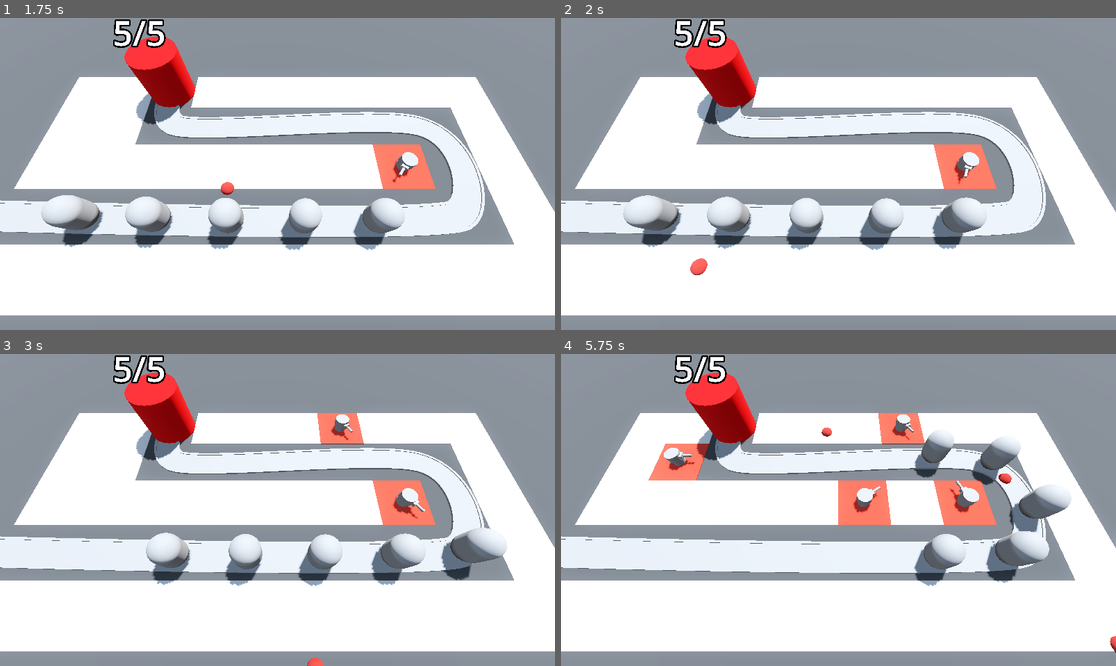
Above: before the commit, frames 1-4 (two rows, left to right).
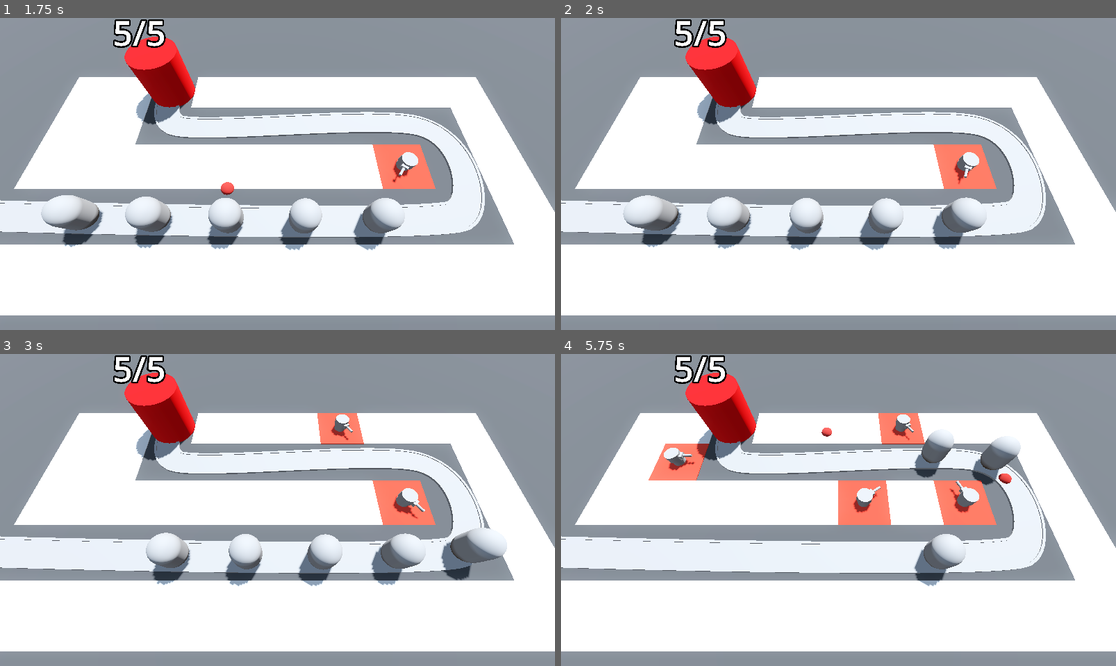
Above: after the commit, the same moments.

Repository: DapperMongoose/BarbarianBlaster
Game: Godot game, scene res://BaseLevel.tscn
Same seed, same stepped clock (60 frames per second), same inputs: the game is played once before the commit and once after it.
Inputs (mouse positions are in pixels of both pictures, inside the frame that each line leads up to):
- Up to frame 1 (1.75 s): move the mouse to (399, 158) at 0.52 s; press the mouse at (399, 158) at 0.53 s; move the mouse to (166, 189) at 1.27 s; release the mouse at (166, 189) at 1.28 s; click (166, 189) at 1.35 s
- Up to frame 2 (2 s): no input
- Up to frame 3 (3 s): move the mouse to (333, 441) at 2.02 s; press the mouse at (333, 441) at 2.03 s; move the mouse to (249, 572) at 2.77 s; release the mouse at (249, 572) at 2.78 s; click (249, 572) at 2.85 s
- Up to frame 4 (5.75 s): move the mouse to (1005, 556) at 3.52 s; press the mouse at (1005, 556) at 3.53 s; move the mouse to (672, 463) at 4.27 s; release the mouse at (672, 463) at 4.28 s; click (672, 463) at 4.35 s; move the mouse to (866, 510) at 5.02 s; press the mouse at (866, 510) at 5.03 s

Frame 1 is identical in both runs. In frame 2, 0.1% of the frame differs, in the area x 23-27%, y 77-83%; in frame 3, less than 0.1%; in frame 4, 2.0%, in the area x 76-100%, y 41-96%.

Commit message:
completed damaging enemies lesson

Diff:
--- a/Enemy/enemy.gd
+++ b/Enemy/enemy.gd
@@ -1,8 +1,18 @@
 extends PathFollow3D
 
 @export var speed: float = 5
+@export var max_health: int = 50
 
 @onready var base = get_tree().get_first_node_in_group("base")
+
+var current_health: int:
+	set(health_in):
+		current_health = health_in
+		if current_health < 1:
+			queue_free()
+
+func _ready():
+	current_health = max_health
 
 # Called every frame. 'delta' is the elapsed time since the previous frame.
 func _process(delta: float) -> void:
--- a/Enemy/enemy.tscn
+++ b/Enemy/enemy.tscn
@@ -1,8 +1,12 @@
-[gd_scene load_steps=3 format=3 uid="uid://m0oy5ndobo68"]
+[gd_scene load_steps=4 format=3 uid="uid://m0oy5ndobo68"]
 
 [ext_resource type="Script" path="res://Enemy/enemy.gd" id="1_icam3"]
 
 [sub_resource type="CapsuleMesh" id="CapsuleMesh_a580c"]
+radius = 1.0
+height = 3.0
+
+[sub_resource type="CapsuleShape3D" id="CapsuleShape3D_x3edi"]
 radius = 1.0
 height = 3.0
 
@@ -13,3 +17,9 @@
 [node name="MeshInstance3D" type="MeshInstance3D" parent="."]
 transform = Transform3D(1, 0, 0, 0, 1, 0, 0, 0, 1, 0, 1.5, 0)
 mesh = SubResource("CapsuleMesh_a580c")
+
+[node name="EnemyArea3D" type="Area3D" parent="." groups=["enemy_area"]]
+
+[node name="CollisionShape3D" type="CollisionShape3D" parent="EnemyArea3D"]
+transform = Transform3D(1, 0, 0, 0, 1, 0, 0, 0, 1, 0, 1.5, 0)
+shape = SubResource("CapsuleShape3D_x3edi")
--- a/Turret/projectile.gd
+++ b/Turret/projectile.gd
@@ -10,3 +10,9 @@
 
 func _on_timer_timeout() -> void:
 	queue_free()
+
+
+func _on_area_entered(area: Area3D) -> void:
+	if area.is_in_group("enemy_area"):
+		area.get_parent().current_health -= 25
+		queue_free()
--- a/Turret/projectile.tscn
+++ b/Turret/projectile.tscn
@@ -25,4 +25,5 @@
 one_shot = true
 autostart = true
 
+[connection signal="area_entered" from="." to="." method="_on_area_entered"]
 [connection signal="timeout" from="Timer" to="." method="_on_timer_timeout"]
